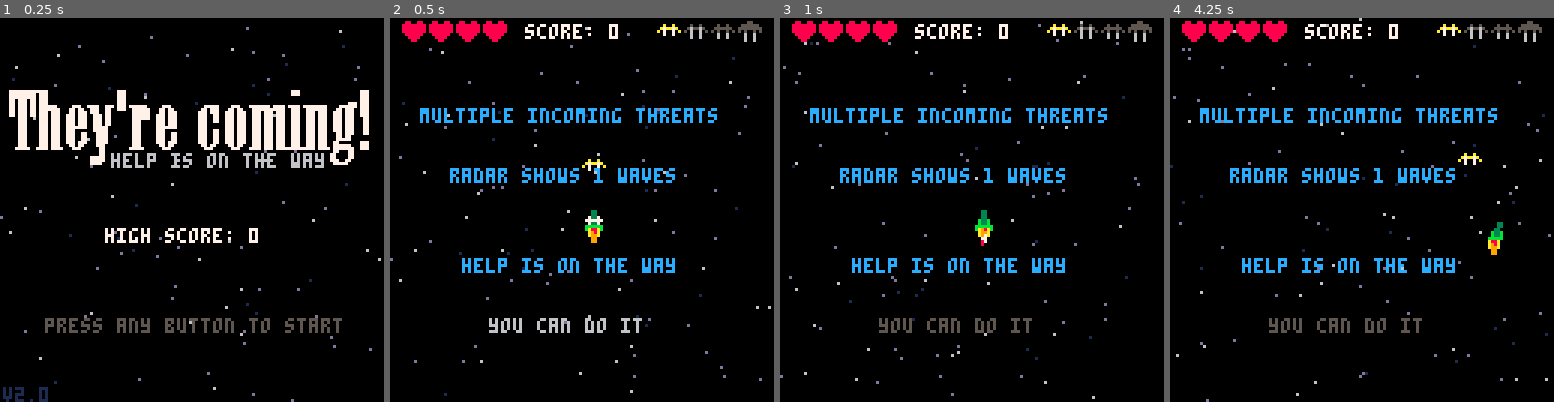
Above: before the commit, frames 1-4 (left to right).
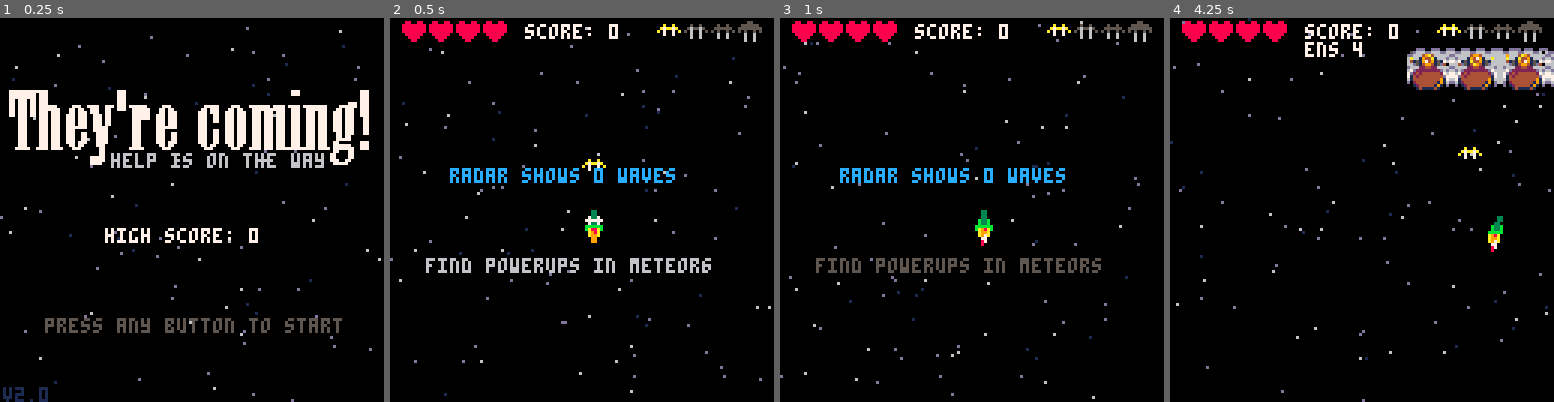
Above: after the commit, the same moments.

Repository: mathyousee/theyre-coming-p8
Game: PICO-8 cartridge theyrecoming.p8
Same seed, same stepped clock (60 frames per second), same inputs: the game is played once before the commit and once after it.
Inputs:
- Up to frame 1 (0.25 s): no input
- Up to frame 2 (0.5 s): tap X (X key) at 0.33 s
- Up to frame 3 (1 s): tap O (Z key) at 0.7 s
- Up to frame 4 (4.25 s): tap X (X key) at 1.07, 1.85, 2.97, 4.08 s; hold Right 1.6-2.1 s; tap O (Z key) every 0.4 s from 1.7 to 4.1 s; hold Up 2.15-2.42 s; hold Right 2.47-3.03 s; hold Left 3.08-3.58 s; hold Down 3.63-3.97 s; hold Right from 4.02 s (still down)

Frame 1 is identical in both runs. In frame 2, 3.6% of the frame differs, in the area x 7-86%, y 23-83%; in frame 3, 3.6%; in frame 4, 9.3%, in the area x 0-100%, y 0-100%.

Commit message:
more boss battle work

Diff:
--- a/theyrecoming.p8
+++ b/theyrecoming.p8
@@ -39,7 +39,7 @@
 function startgame()
  cls(0)
  t=0
- l=1
+ l=2
  lsm=0
  initplayer()
  finalwave=false
@@ -47,7 +47,10 @@
  set_pweapon(1) --player active weapon
  sw={q=2,d=10} --secondary weapon
  score=0 --score
- lleft=1
+ lleft=0
+ boss_delay=40
+ boss_section={true,true,true,true}
+ wongame=false
  enemies={}
  flashes={}
  pb={}
@@ -59,6 +62,7 @@
 function init_level()
  lsm+=.2
  enemies={}
+ nextmeteor=rnd(40)+40
  if lleft==0 then finalwave=true end
 
 -- add(powerups,{x=30,y=30,sp=19,sw=8,utype="pw",id=3})
@@ -153,6 +157,20 @@
       gen_powerup(b.x,b.y)
      end
 
+     if b.bossbit then
+      boss_delay-=10
+      chutes[b.bossbit].state=false
+      local bits_left=0
+      for bb in all (chutes) do
+       if bb.state==true then bits_left+=1 end
+      end
+      if bits_left==0 then
+       wongame=true
+       finale()
+      end
+     end
+
+
      del(enemies,b)
      del(pb,i)
 
@@ -291,6 +309,12 @@
   end
  end
 end
+
+function finale()
+ explode(boss.x+4,boss.y+4,20)
+ add(flashes,{x=boss.x,y=boss.y,r=4,dr=1,mr=3})
+
+end
 -->8
 --tools
 
@@ -365,7 +389,7 @@
 
 function spawnenemies()
  if nextenemy<=0 then
-   local myrand=ceil(rnd(5))
+   local myrand=ceil(rnd(mid(2,4,l)))
    local newenemy=etypes[myrand]
 
    local mydx=0
@@ -393,6 +417,41 @@
  end
  nextenemy-=1
 end
+
+function spawn_meteor()
+  if nextmeteor<=0 then
+   local myrand=5
+   local newenemy=etypes[myrand]
+
+   local mydx=rnd(3)-2
+   local myx=0
+
+   if mydx<0 then myx=130 else myx=-12 end
+--   if myrand==4 then mydx=boss.dx end
+
+   add(enemies,
+    {
+     x=myx,
+     y=10,
+--     dx=sin(t/horiz)*(newenemy.dx+lsm),
+     dx=mydx*1.5,
+     dy=newenemy.dy+lsm,
+     s=newenemy.s,
+     sw=newenemy.sw,
+     swc=6,
+     smin=newenemy.smin,
+     smax=newenemy.smax,
+     hp=newenemy.hp,
+     en=myrand,
+     san=newenemy.san,
+     can=1
+    }
+   )
+   nextmeteor=rnd(90)+40
+ end
+ nextmeteor-=1
+end
+
 
 function spawnboss()
 
@@ -519,57 +578,65 @@
 
 function do_chutes()
  for i in all (chutes) do
-  i.x=boss.x+3+(i.chute-1)*16
-
-  --count down to next open
-  if not isopen then i.nextopen-=1 end
-
-  --open if it's time
-  if not i.isopen and i.nextopen<=0 then
-   i.san={176,176,177,177,178,178,179,179,180,180,180,180}
-   i.isopen=true
-   i.nextclose=90
-  end
-
-  --animate open/close
-  if i.isopen==true then
-   i.nextclose-=1
-
-   --add enemy before closing
-   if i.nextclose==20 then
-    --randomze this
-    local newenemy=etypes[1]
-    add(enemies,
-    {
-     x=i.x,
-     y=i.y+2,
-     dx=0,
-     dy=newenemy.dy,
-     s=newenemy.s,
-     sw=newenemy.sw,
-     swc=6,
-     smin=newenemy.smin,
-     smax=newenemy.smax,
-     hp=newenemy.hp,
-     en=1,
-     san=newenemy.san,
-     can=1
-    }
-   )
-   end
-
-   if i.nextclose==0 then
-    i.can=1
-    i.san={179,179,178,178,177,177,176,176}
-    i.nextopen=60
-   end
-   if i.can<#i.san then
-    animate(i)
-   else
-    if i.isopen and i.nextopen>0 then i.isopen=false end
-   end
-  end
-
+  if i.state==true then
+	  i.x=boss.x+3+(i.chute-1)*16
+
+	  --count down to next open
+	  if not isopen then i.nextopen-=1 end
+
+	  --open if it's time
+	  if not i.isopen and i.nextopen<=0 then
+	   i.san={176,176,177,177,178,178,179,179,180,180,180,180}
+	   i.isopen=true
+	   i.nextclose=ceil(rnd(20))+boss_delay
+	  end
+
+	  --animate open/close
+	  if i.isopen==true then
+	   i.nextclose-=1
+
+	   --add enemy before closing
+	   if i.nextclose==15 then
+	    local myrand=ceil(rnd(4))
+	    local newenemy=etypes[myrand]
+	    add(enemies,
+	    {
+	     x=i.x,
+	     y=i.y+2,
+	     dx=0,
+	     dy=newenemy.dy,
+	     s=newenemy.s,
+	     sw=newenemy.sw,
+	     swc=6,
+	     smin=newenemy.smin,
+	     smax=newenemy.smax,
+	     hp=newenemy.hp,
+	     en=myrand,
+	     san=newenemy.san,
+	     can=1
+	    }
+	   )
+	   end
+
+	   if i.nextclose==0 then
+	    i.can=1
+	    i.san={179,179,178,178,177,177,176,176}
+	    i.nextopen=60
+	   end
+	   if i.can<#i.san then
+	    animate(i)
+	   else
+	    if i.isopen and i.nextopen>0 then i.isopen=false end
+	   end
+	  end
+	 else
+	  --bit has been defeated
+	  i.s=32 -- clear sprite
+	 end
+  if boss_section[i]==false then
+   del(chutes,i)
+   falsecycles+=1
+  end
  end
 end
 
@@ -855,12 +922,17 @@
 
 function update_play()
  t+=1
+ if wongame then
+  _update=update_win
+  _draw=draw_play
+ end
  pmove()
  pshoot()
  pflame()
  animatestars()
  do_boss()
  do_chutes()
+ if l>1 then spawn_meteor() end
  do_enemies()
  up_bombs()
  detectpow()
@@ -925,7 +997,6 @@
   dset(0,highscore)
  end
  if btn(⬅️) and btn(➡️) then
---  mode="splash"
   _update=update_splash
   _draw=draw_splash
  end
@@ -937,7 +1008,6 @@
   dset(0,highscore)
  end
  if btn(⬅️) and btn(➡️) then
---  mode="splash"
   _update=update_splash
   _draw=draw_splash
  end
@@ -986,9 +1055,9 @@
   print("radar shows "..lleft.." waves",20,50,12)
   print("find powerups in meteors",12,80,blink())
  elseif l==3 then
-  print("radar shows "..lleft.." waves",20,50,12)
+  print("radar shows "..lleft.." waves",26,50,12)
   print("backup has been delayed",20,80,blink())
-  print("you'll have help soon",33,100,12)
+  print("you'll have help soon",22,100,12)
  elseif l==4 then
   print("multiple incoming threats",10,30,12)
   print("radar shows "..lleft.." waves",20,50,12)
@@ -1064,7 +1133,7 @@
  add(etypes,{en=2,s=9,dx=0,dy=2.5,sw=7,hp=1,san={9,9,9,9,10,10,10,10,11,11,11,11,12,12,12,12}})
  add(etypes,{en=3,s=41,dx=0,dy=3.5,sw=7,hp=1,san={41,41,41,41,42,42,42,42,43,43,43,43,44,44,44,44}})
  add(etypes,{en=4,s=184,dx=0,dy=3,sw=7,sh=7,hp=1,san={184,184,184,184,185,185,185,185,186,186,186,186,187,187,187,187}})
- add(etypes,{en=5,s=25,dx=0,dy=1.5,sw=7,sh=7,hp=10,san={25,25,25,25,26,26,26,26,27,27,27,27,28,28,28,28}})
+ add(etypes,{en=5,s=25,dx=0,dy=1.5,sw=7,sh=7,hp=6,san={25,25,25,25,26,26,26,26,27,27,27,27,28,28,28,28}})
 end
 
 function mkobj(tmpl)
@@ -1097,6 +1166,7 @@
 	 myobj.nextopen=i*90
 	 myobj.can=1
 	 myobj.san={176}
+	 myobj.state=true
 
 		add(chutes,myobj)
 
